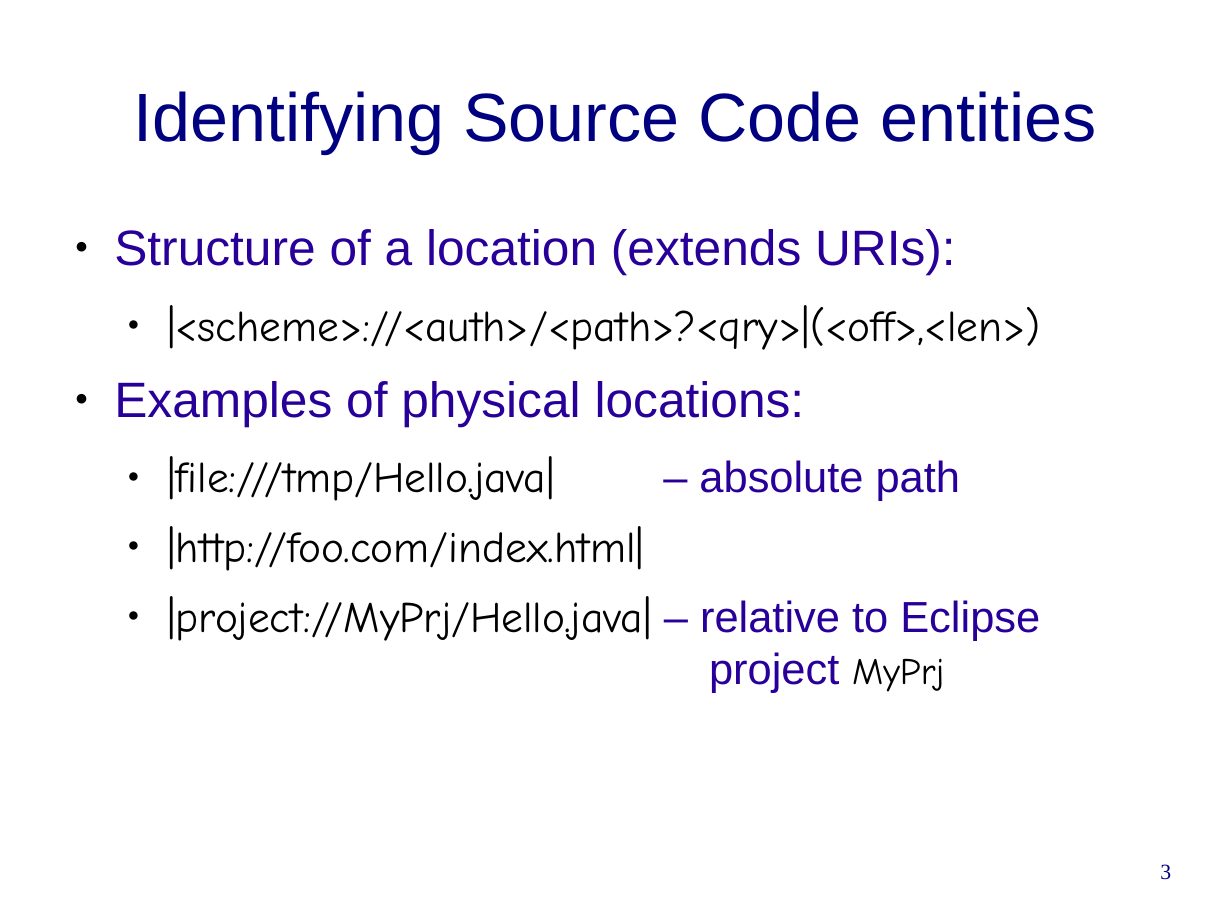
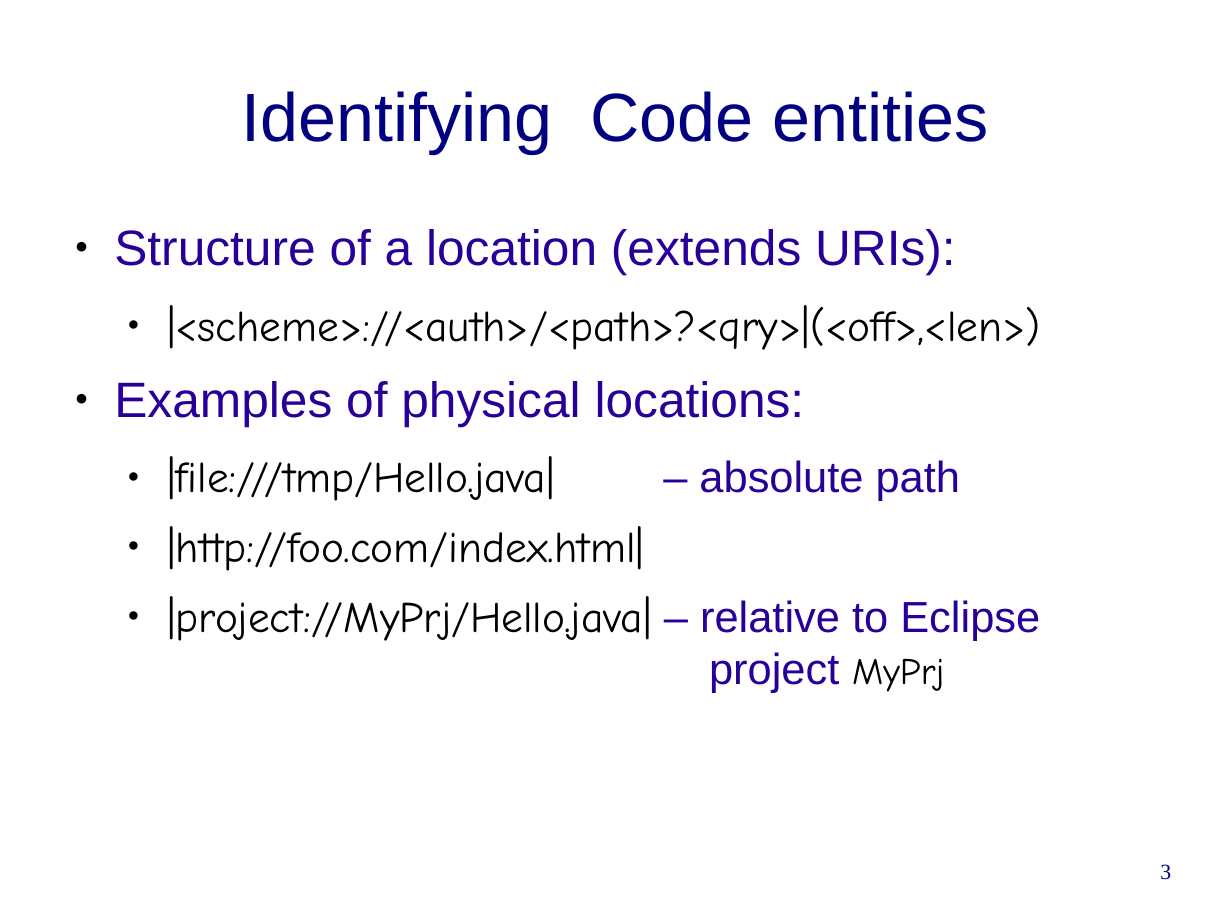
Before and after one commit to cwi-swat/rascal-course-pldi-2015, a slide deck: slide 3 of presentations/M3-overview.odp. Drawn at 1232x924 pixels with LibreOffice and Linux fonts; fonts in the diff are those of the drawing; background and template pictures are left out. Boxes give left, top, right and bottom in pixels: in the first picture for what was removed or moved away, otherwise in the second. Text is boxed around its words. In the diff, an @@ line names an element or a change of style, - is before the commit and + after.

```diff
--- a/presentations/M3-overview.odp
+++ b/presentations/M3-overview.odp
@@ title at box(242, 91, 989, 153): text changed @@
-Identifying Source Code entities
+Identifying Code entities
```
Also in this commit, not shown: 5 other slides changed, 2 slides added, 1 other file.
